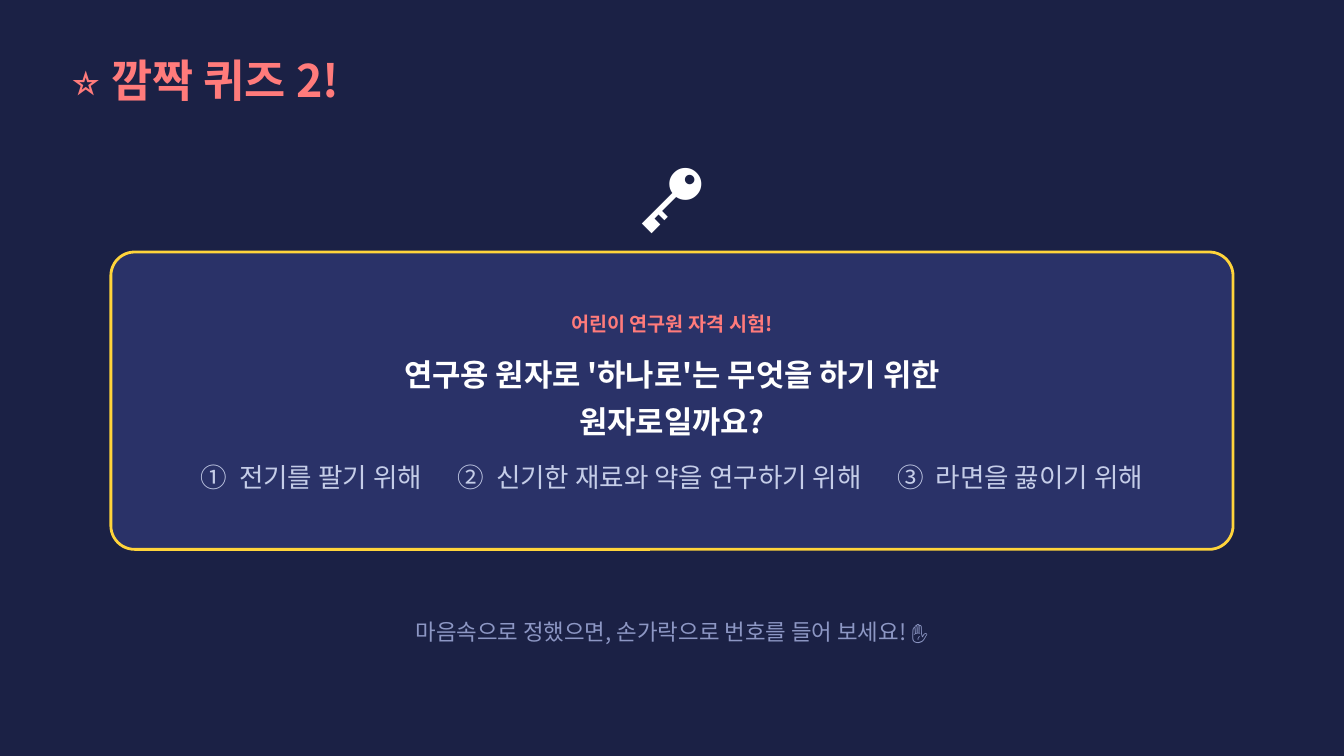
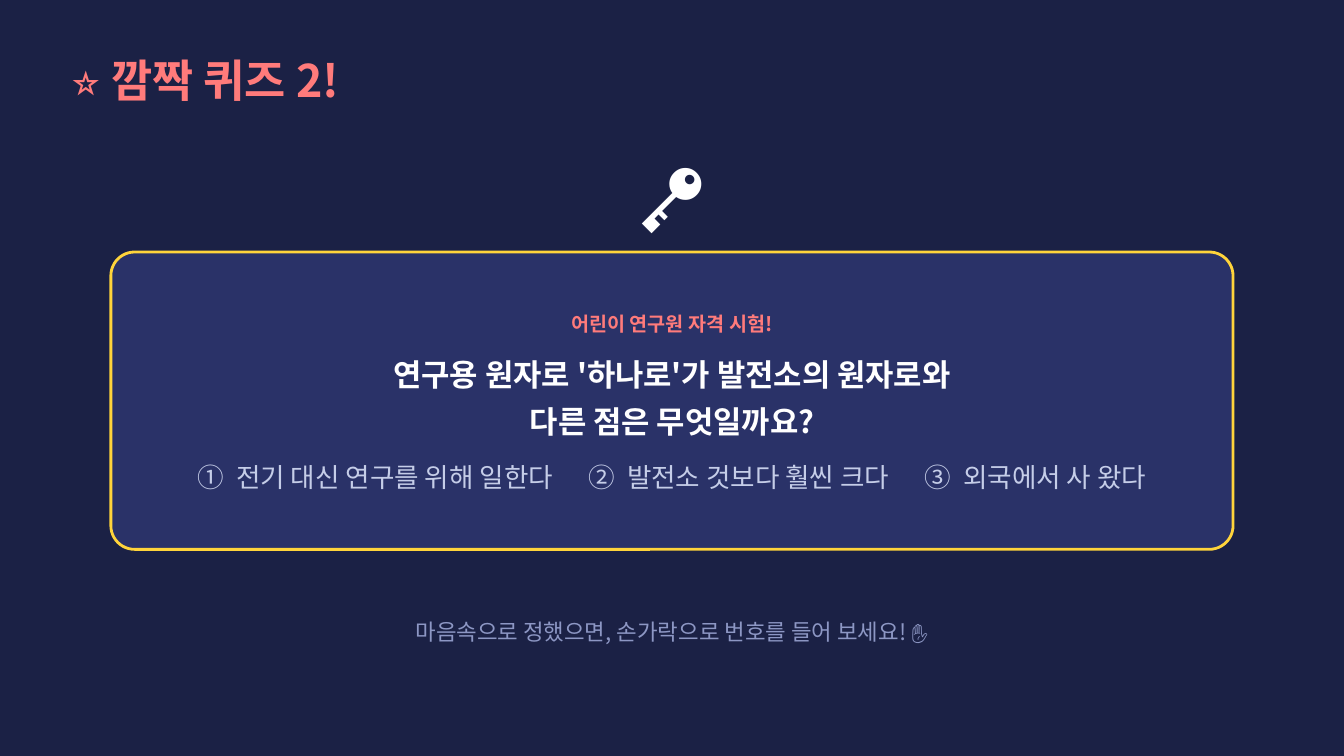
Before and after one commit to parksang-jun/ecture-materials, a slide deck: slide 10 of 강의자료/1일 어린이 연구원_초등 3-4학년용.pptx (slide 9 before the commit). Drawn at 1344x756 pixels with LibreOffice and Linux fonts; fonts in the diff are those of the drawing. Boxes give left, top, right and bottom in pixels: in the first picture for what was removed or moved away, otherwise in the second. Text is boxed around its words. In the diff, an @@ line names an element or a change of style, - is before the commit and + after.

```diff
--- a/강의자료/1일 어린이 연구원_초등 3-4학년용.pptx
+++ b/강의자료/1일 어린이 연구원_초등 3-4학년용.pptx
@@ text in rounded rectangle at (x1=198, y1=360, x2=1146, y2=490): text changed @@
-연구용 원자로 '하나로'는 무엇을 하기 위한
-원자로일까요?
-① 전기를 팔기 위해 ② 신기한 재료와 약을 연구하기 위해 ③ 라면을 끓이기 위해
+연구용 원자로 '하나로'가 발전소의 원자로와
+다른 점은 무엇일까요?
+① 전기 대신 연구를 위해 일한다 ② 발전소 것보다 훨씬 크다 ③ 외국에서 사 왔다
```
Also in this commit, not shown: 16 other slides changed, 2 slides added, 1 slide removed, 2 other files.
